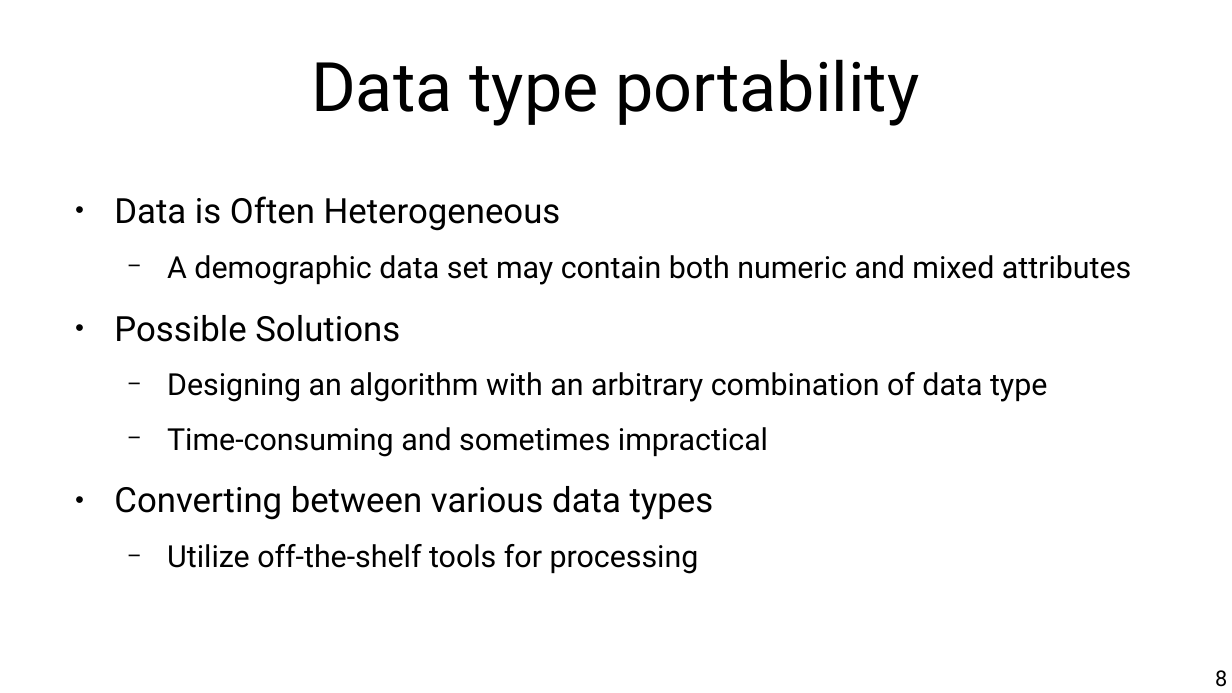
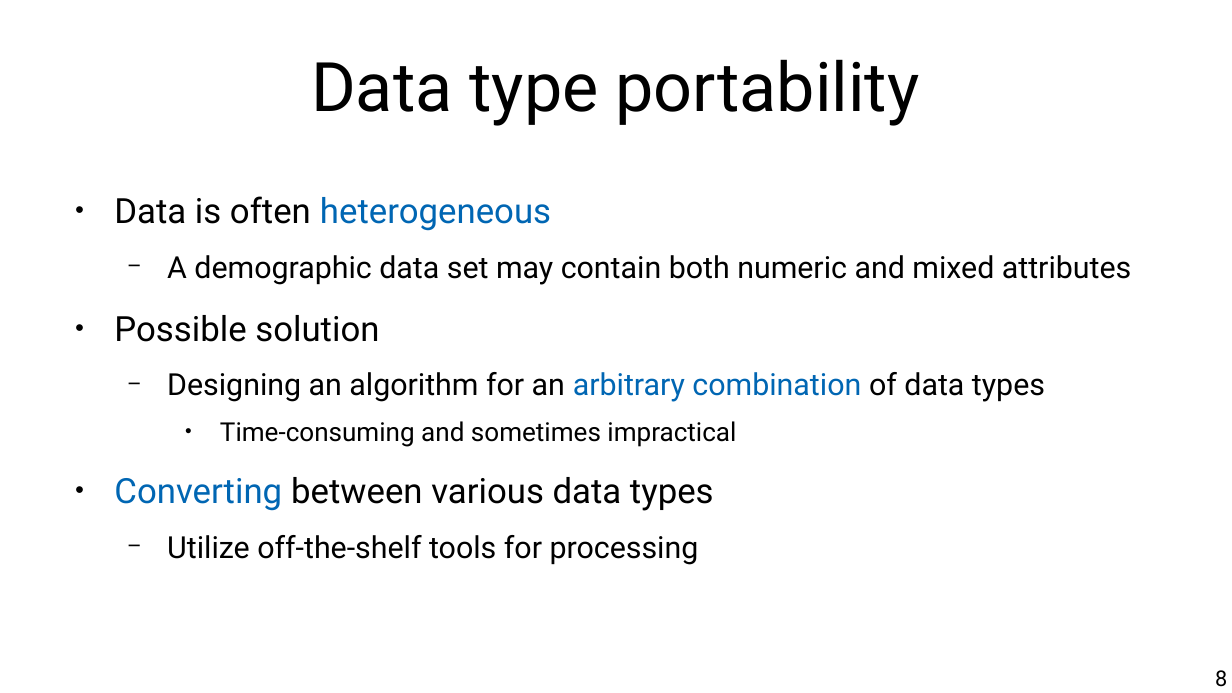
Before and after one commit to chatox/data-mining-course, a slide deck: slide 8 of theory/tt02_data_preparation.odp. Drawn at 1232x693 pixels with LibreOffice and Linux fonts; fonts in the diff are those of the drawing. Boxes give left, top, right and bottom in pixels: in the first picture for what was removed or moved away, otherwise in the second. Text is boxed around its words. In the diff, an @@ line names an element or a change of style, - is before the commit and + after.

```diff
--- a/theory/tt02_data_preparation.odp
+++ b/theory/tt02_data_preparation.odp
@@ text at bbox=[114, 196, 551, 231]: text changed; text colour #000000 to #0066B3 @@
-● Data is Often Heterogeneous
+● Data is often heterogeneous
@@ text at bbox=[114, 315, 1045, 402]: text changed @@
-● Possible Solutions
-  − Designing an algorithm with an arbitrary combination of data type
+● Possible solution
+  − Designing an algorithm for an arbitrary combination of data types
@@ text at bbox=[114, 421, 736, 511]: size 19.6 to 16.8 pt in "Time-consuming and sometimes impractical"; text colour #000000 to #0066B3 in "Converting"; bullet − to ●; list level 2 to 3 in "Time-consuming and sometimes impractical" @@
```
Also in this commit, not shown: 30 other slides changed, 8 slides added, 12 slides removed.
